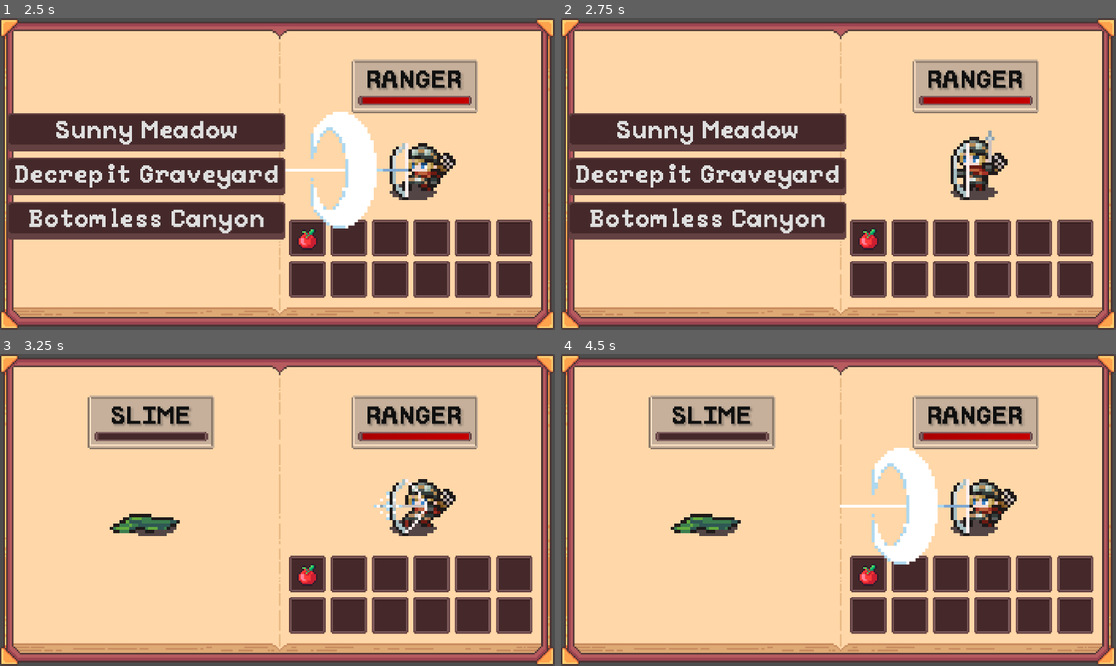
Above: before the commit, frames 1-4 (two rows, left to right).
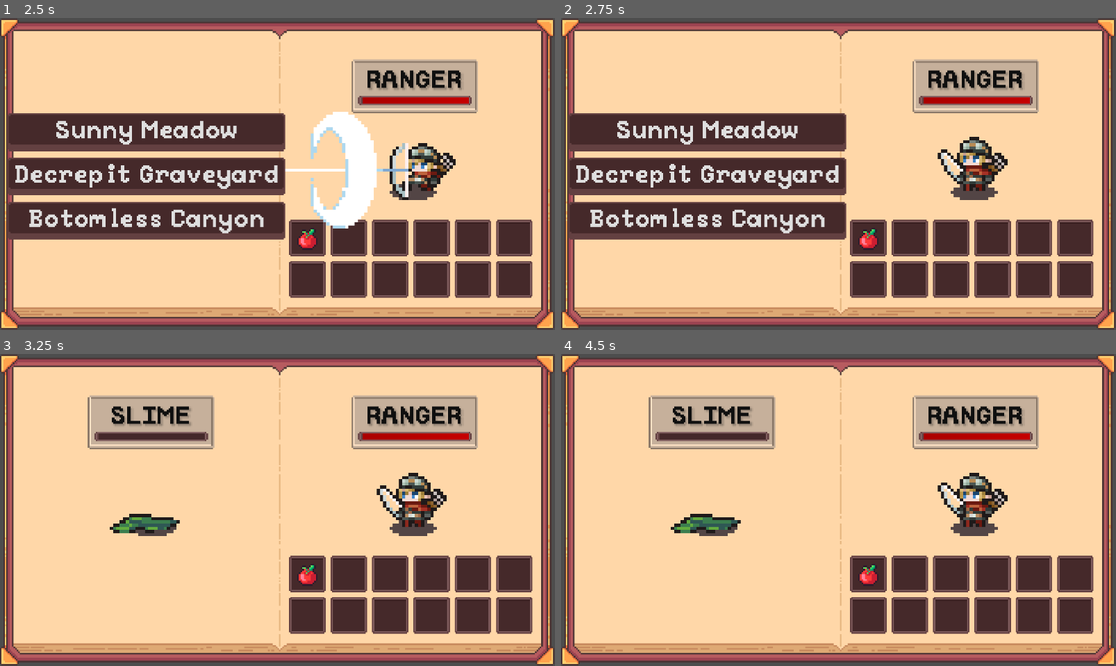
Above: after the commit, the same moments.

Repository: Blortlett/GodotIdle
Game: Godot game, scene res://Scenes/GuiNode.tscn
The game is run twice, just before and just after one commit, with the same random seed, the same clock (stepped at 60 frames per second) and the same inputs.
Inputs:
- Up to frame 1 (2.5 s): click "Craft" at 0.5 s; click "Store" at 1.25 s; click "Explore" at 2 s
- Up to frame 2 (2.75 s): no input
- Up to frame 3 (3.25 s): click "Sunny Meadow" at 2.75 s
- Up to frame 4 (4.5 s): no input

Frame 1 is identical in both runs. In frame 2, 0.6% of the frame differs, in the area x 67-79%, y 36-59%; in frame 3, 1.5%; in frame 4, 4.2%, in the area x 50-83%, y 30-68%.

Commit message:
Fixed ranger animation

Diff:
--- a/Character/Sprites/GoodGuys/sprfRanger.tres
+++ b/Character/Sprites/GoodGuys/sprfRanger.tres
@@ -148,7 +148,7 @@
 "duration": 1.0,
 "texture": SubResource("AtlasTexture_kjh60")
 }],
-"loop": true,
+"loop": false,
 "name": &"Attack1",
 "speed": 12.0
 }, {
@@ -189,7 +189,7 @@
 "duration": 1.0,
 "texture": SubResource("AtlasTexture_icwub")
 }],
-"loop": true,
+"loop": false,
 "name": &"Attack2",
 "speed": 12.0
 }, {
Not shown, changed: export_presets.cfg
